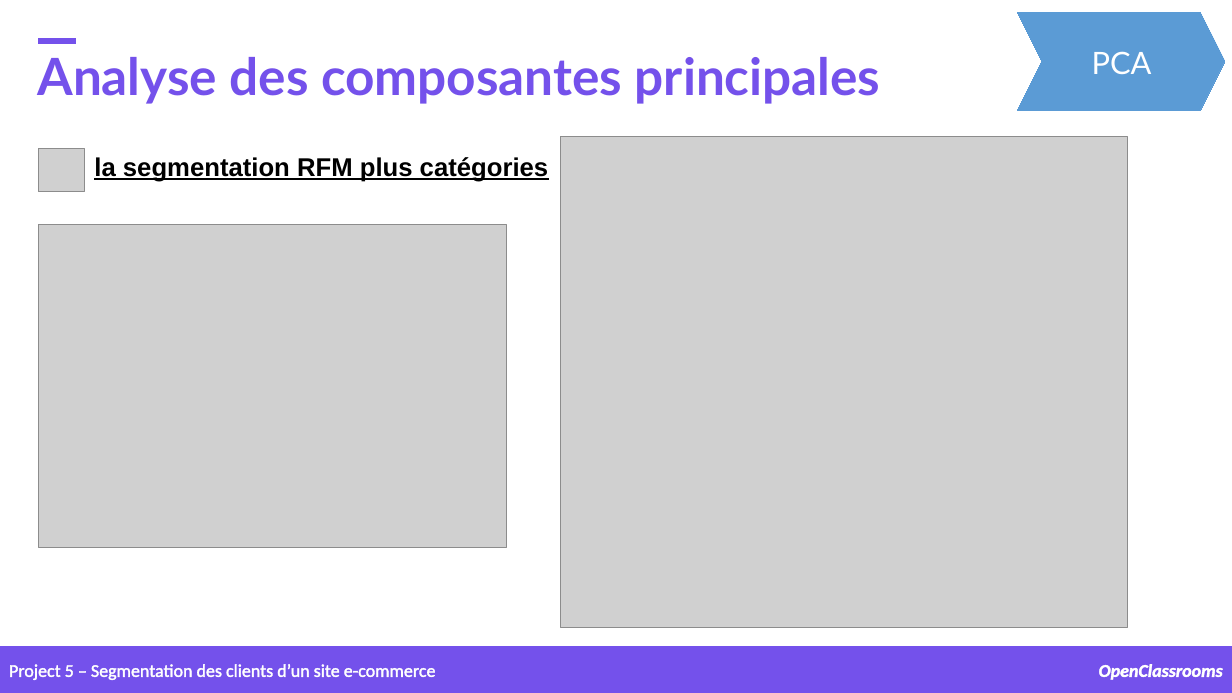
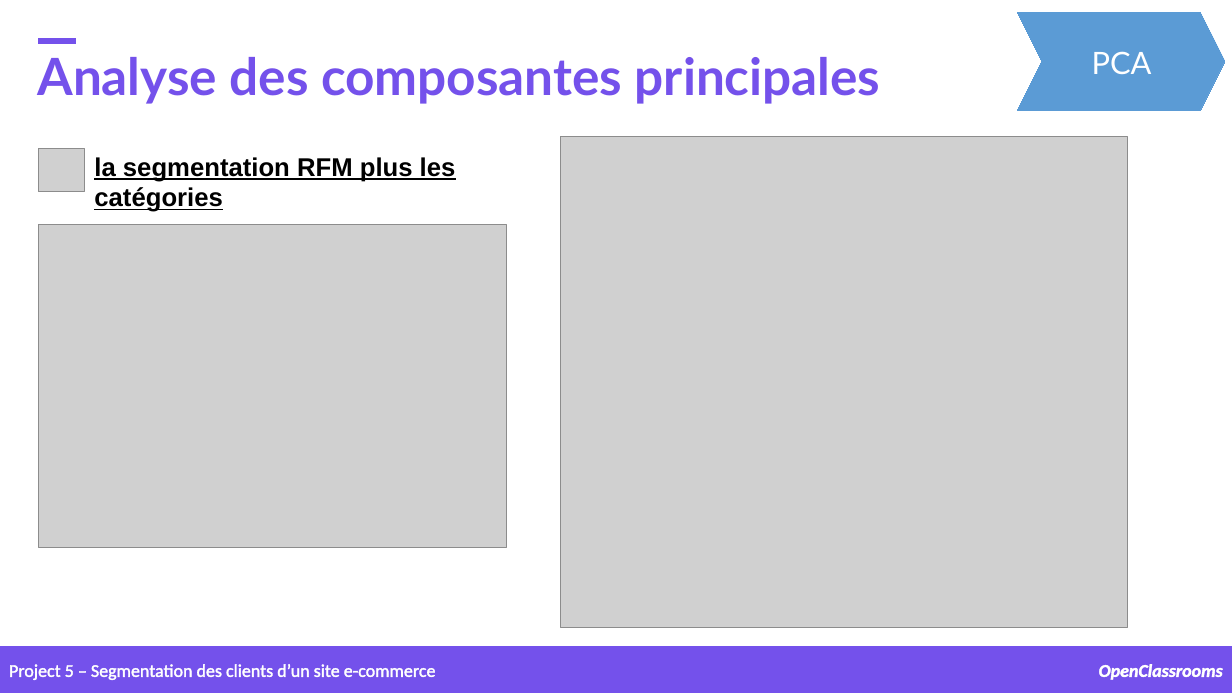
Before and after one commit to samirhinojosa/OC-P5-segment-customers-of-website, a slide deck: slide 28 of supports/P5_presentation v2.pptx. Drawn at 1232x693 pixels with LibreOffice and Linux fonts; fonts in the diff are those of the drawing; grey boxes stand for pictures; background and template pictures are left out. Boxes give left, top, right and bottom in pixels: in the first picture for what was removed or moved away, otherwise in the second. Text is boxed around its words. In the diff, an @@ line names an element or a change of style, - is before the commit and + after.

```diff
--- a/supports/P5_presentation v2.pptx
+++ b/supports/P5_presentation v2.pptx
@@ text at <box>94,157,456,212</box>: text changed @@
-la segmentation RFM plus catégories
+la segmentation RFM plus les catégories
```
Also in this commit, not shown: 24 other slides changed, 1 slide added, 3 other files.
